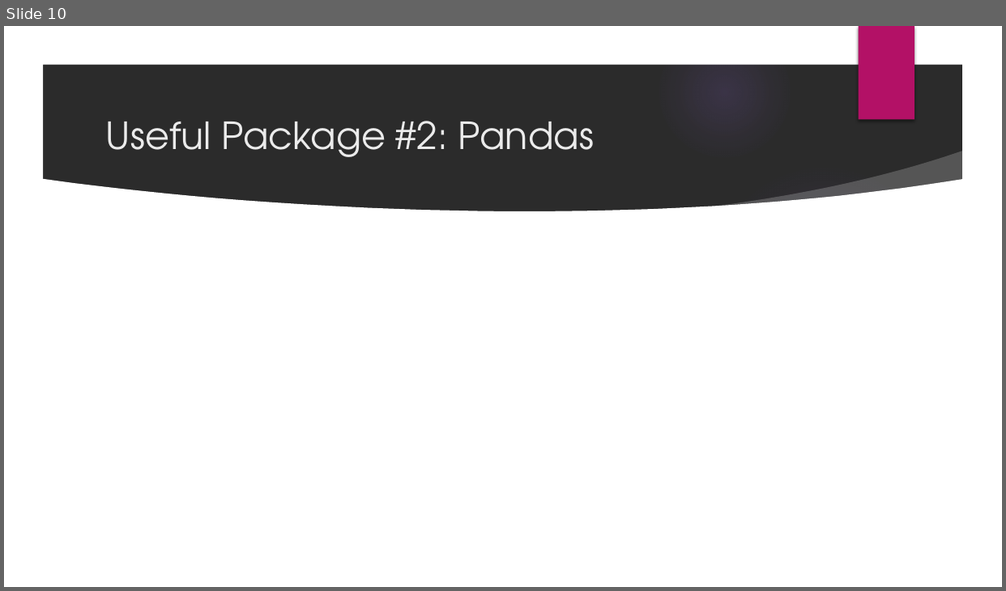
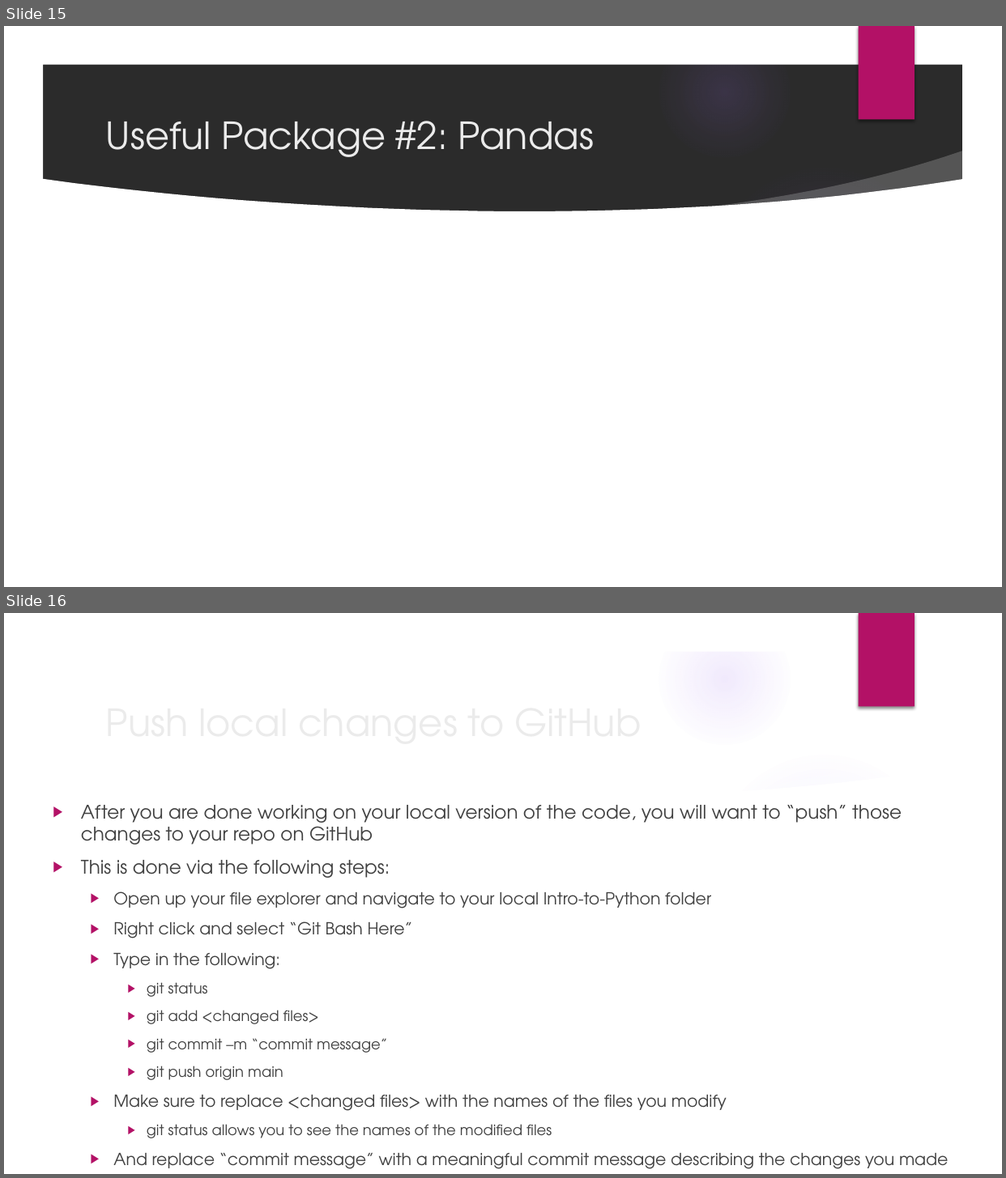
Before and after one commit to jmartineau1993/Intro-to-Python, a slide deck: PPTs/Week2.pptx. Shown one above the other, each under a label of ours: slide 10 before the commit, slides 15 and 16 after it. The pictures are 1006x591 and 1006x1178 pixels, drawn with LibreOffice and Linux fonts; fonts in the diff are those of the drawing; background and template pictures are left out; a plain dark background stands for a picture behind light text. Boxes give left, top, right and bottom in pixels: in the first picture for what was removed or moved away, otherwise in the second. Text is boxed around its words. In the diff, an @@ line names an element or a change of style, - is before the commit and + after.

```diff
--- a/PPTs/Week2.pptx
+++ b/PPTs/Week2.pptx
@@ slide 16 added at (4, 613, 1002, 1174), background picture (left out); not listed: 9 template elements that a slide beside it also shows @@
@@ title added at (98, 692, 816, 750), 36 pt, text #EBEBEB @@
+Push local changes to GitHub
@@ text added at (81, 805, 948, 1169), 16 pt, text #404040 @@
+▶ After you are done working on your local version of the code, you will want to “push” those changes to your repo on GitHub
+▶ This is done via the following steps:
+  ▶ Open up your file explorer and navigate to your local Intro-to-Python folder
+  ▶ Right click and select “Git Bash Here”
+  ▶ Type in the following:
+    ▶ git status
+    ▶ git add <changed files>
+    ▶ git commit –m “commit message”
+    ▶ git push origin main
+  ▶ Make sure to replace <changed files> with the names of the files you modify
+    ▶ git status allows you to see the names of the modified files
+  ▶ And replace “commit message” with a meaningful commit message describing the changes you made
@@ what was slide 10 is now slide 15 @@
```
Also in this commit, not shown: 4 slides changed, 5 other slides added, 3 other files.
